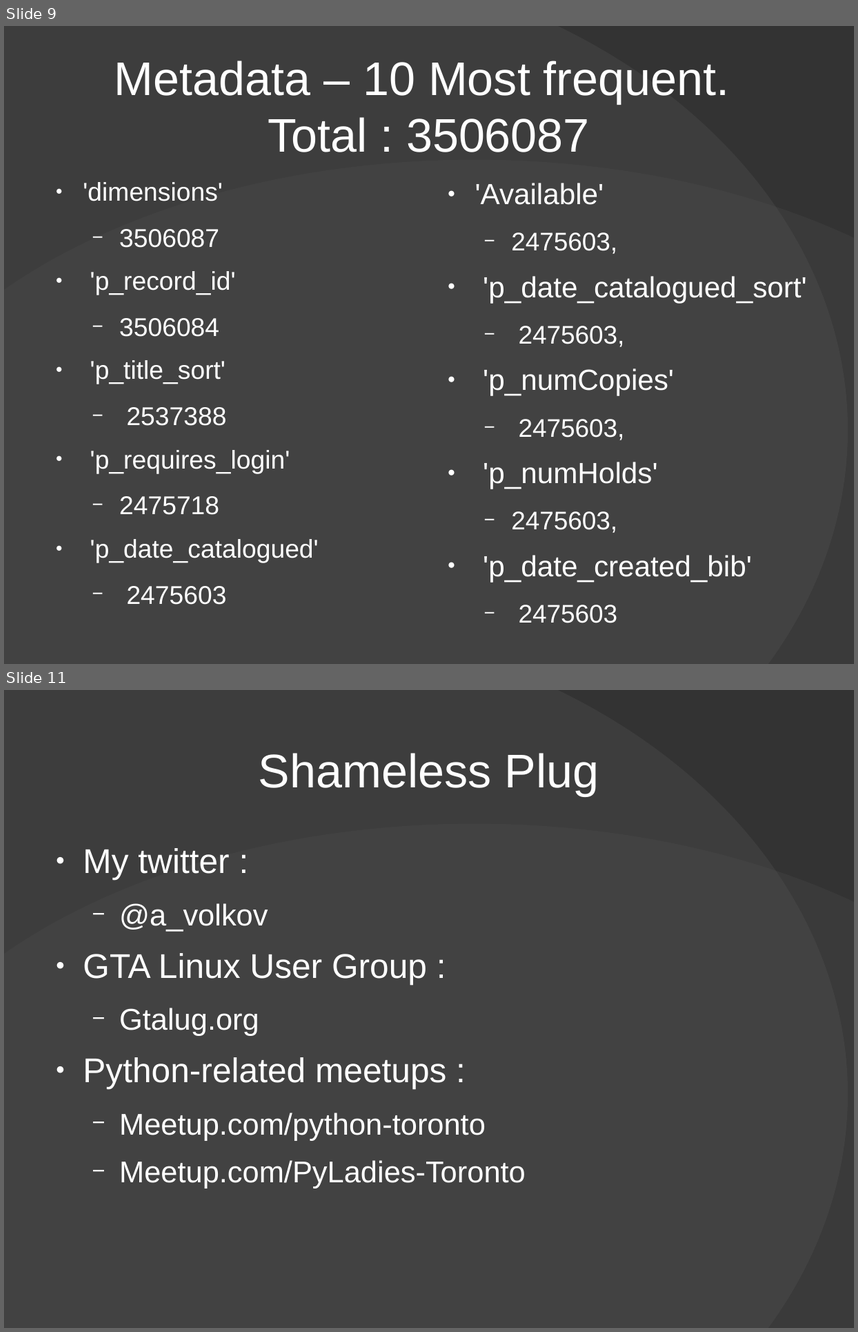
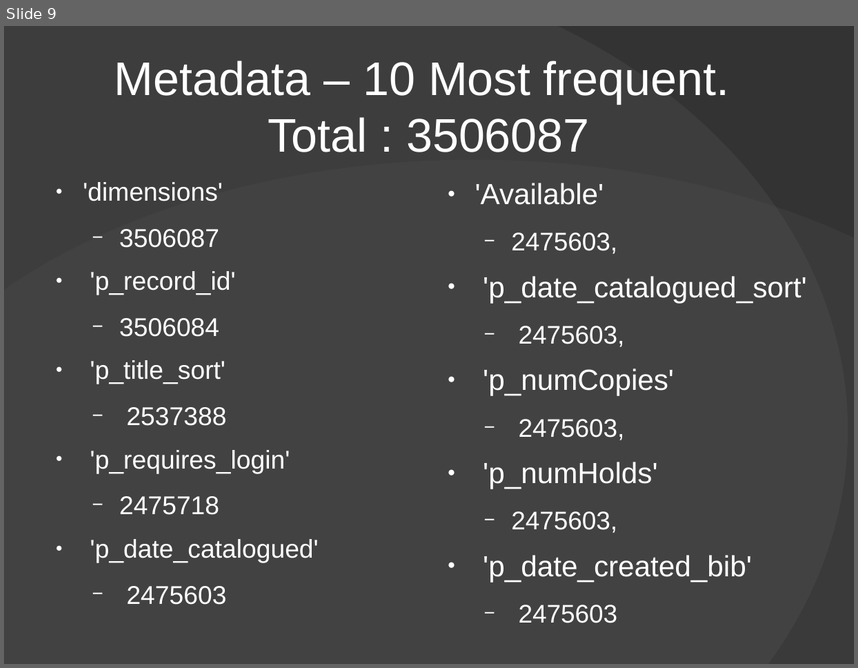
Before and after one commit to avolkov/tpl-hackathon-xml2json, a slide deck: documentation/TPL_Hackathon_presentation.odp. Shown one above the other, each under a label of ours: slides 9 and 11 before the commit, slide 9 after it; the slides between them are not shown. The pictures are 858x1332 and 858x668 pixels, drawn with LibreOffice and Linux fonts; fonts in the diff are those of the drawing; background and template pictures are left out. Boxes give left, top, right and bottom in pixels: in the first picture for what was removed or moved away, otherwise in the second. Text is boxed around its words. In the diff, an @@ line names an element or a change of style, - is before the commit and + after.

```diff
--- a/documentation/TPL_Hackathon_presentation.odp
+++ b/documentation/TPL_Hackathon_presentation.odp
@@ slide 11 removed at box(4, 690, 854, 1328), background #333333; not listed: 2 template elements that a slide beside it also shows @@
@@ title removed at box(259, 753, 599, 796) @@
-Shameless Plug
@@ text removed at box(83, 848, 526, 1188) @@
-● My twitter :
-  − @a_volkov
-● GTA Linux User Group :
-  − Gtalug.org
-● Python-related meetups :
-  − Meetup.com/python-toronto
-  − Meetup.com/PyLadies-Toronto
```
Also in this commit, not shown: 1 slide changed.
